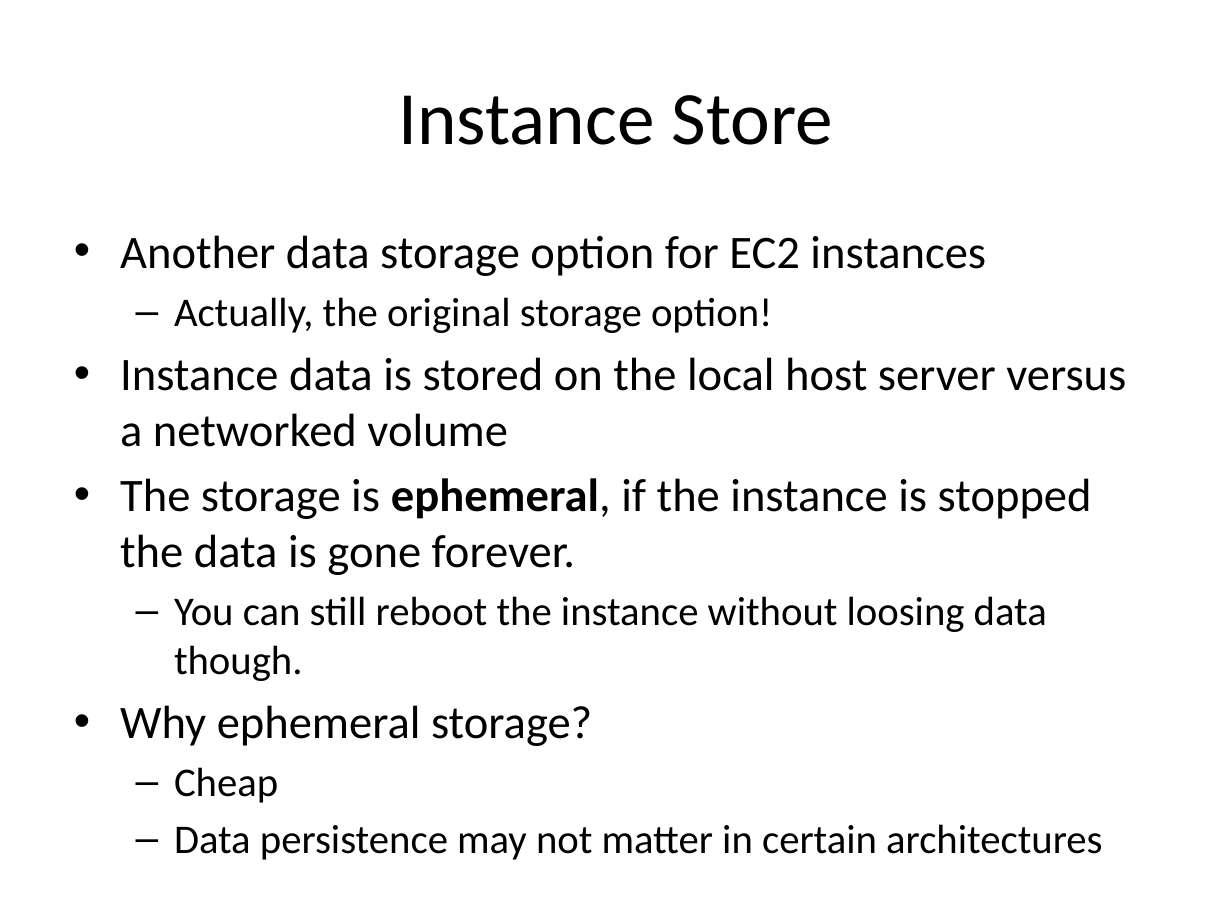
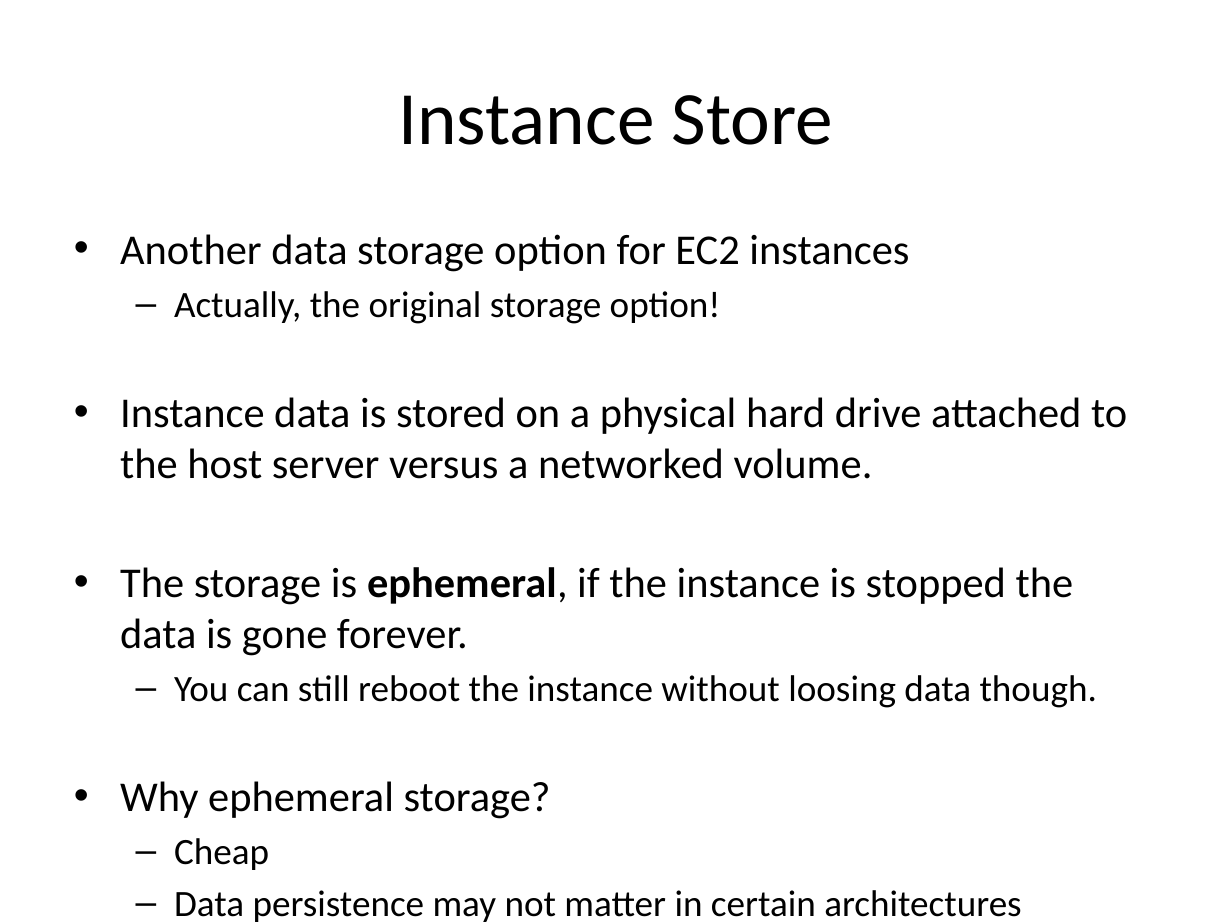
Before and after one commit to jasondbaker/infrastructure-class, a slide deck: slide 41 of infrastructure-week-4.pptx. Drawn at 1232x924 pixels with LibreOffice and Linux fonts; fonts in the diff are those of the drawing. Boxes give left, top, right and bottom in pixels: in the first picture for what was removed or moved away, otherwise in the second. Text is boxed around its words. In the diff, an @@ line names an element or a change of style, - is before the commit and + after.

```diff
--- a/infrastructure-week-4.pptx
+++ b/infrastructure-week-4.pptx
@@ text at (120,234,1097,917): size 27.2 to 24.8 pt in "Another data storage option for EC2 instances", "The storage is ephemeral, if the instance ...", "Why ephemeral storage?"; size 23.8 to 21.7 pt in "Actually, the original storage option!", "You can still reboot the instance without ...", "Cheap", "Data persistence may not matter in certain ..." @@
@@ text at (120,397,1127,479): text changed; size 27.2 to 24.8 pt @@
-• Instance data is stored on the local host server versus a networked volume
+• Instance data is stored on a physical hard drive attached to the host server versus a networked volume.
```
Also in this commit, not shown: 24 other slides changed.
